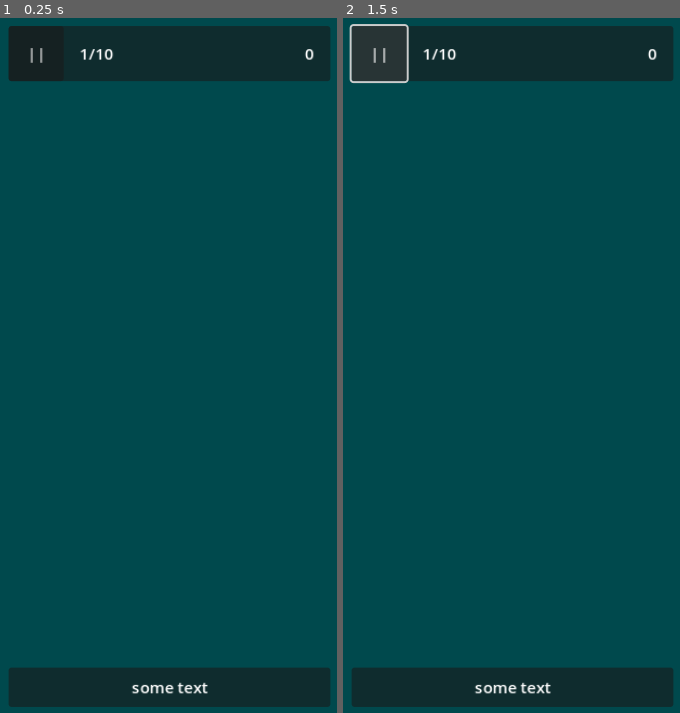
Above: before the commit, frames 1-2 (left to right).
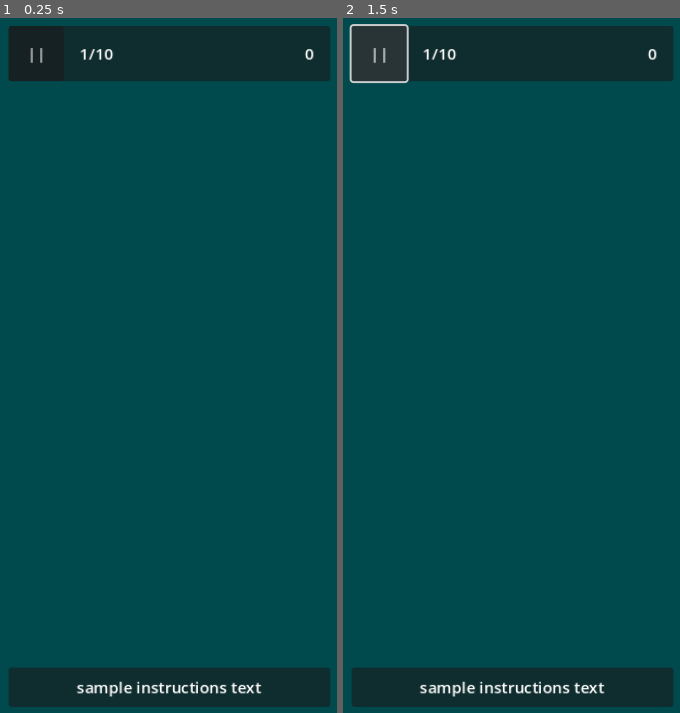
Above: after the commit, the same moments.

Repository: SugarF0x/hidden-gems-gd
Game: Godot game, scene res://hidden_gems_scene.tscn
Two runs of this game, one before a commit and one after it. Both use one fixed random seed, a clock stepped at 60 frames per second and the inputs below.
Inputs:
- Up to frame 1 (0.25 s): no input
- Up to frame 2 (1.5 s): click "||" at 0.5 s; click "||" at 1.25 s

The runs differ from the first frame. In frame 1, 0.6% of the frame differs, in the area x 22-78%, y 95-98%; in frame 2, 0.6%.

Commit message:
keep hud and instructions updated in editor via process

Diff:
--- a/hidden_gems_scene.tscn
+++ b/hidden_gems_scene.tscn
@@ -41,6 +41,8 @@
 [node name="Hud" parent="UI/MarginContainer" instance=ExtResource("1_ji2v6")]
 layout_mode = 2
 size_flags_vertical = 0
+current_round = 1
+total_rounds = 10
 
 [node name="Instructions" parent="UI/MarginContainer" instance=ExtResource("2_faga1")]
 layout_mode = 2
--- a/hud.gd
+++ b/hud.gd
@@ -18,8 +18,18 @@
 @export var score: int = 0:
 	set(value):
 		score = value
-		if score_label: score_label.text = str(value)
+		update_score_label()
+
+func _process(delta):
+	if not Engine.is_editor_hint(): return
+	update_round_label()
+	update_score_label()
 
 func update_round_label():
 	if not round_label: return
-	round_label.text = "{current}/{total}".format({ "current": str(current_round), "total": str(total_rounds) })
+	var new_value = "{current}/{total}".format({ "current": str(current_round), "total": str(total_rounds) })
+	if round_label.text != new_value: round_label.text = new_value
+
+func update_score_label():
+	if not score_label: return
+	if score_label.text != str(score): score_label.text = str(score)
--- a/instructions.gd
+++ b/instructions.gd
@@ -3,7 +3,12 @@
 
 @onready var label: Label = $MarginContainer/Label
 
-@export var text: String:
+@export var text: String = "sample instructions text":
 	set(value):
 		text = value
 		if label: label.text = value
+
+func _process(delta):
+	if not Engine.is_editor_hint(): return
+	if not label: return
+	if label.text != text: label.text = text
--- a/instructions.tscn
+++ b/instructions.tscn
@@ -9,7 +9,6 @@
 grow_horizontal = 2
 size_flags_vertical = 8
 script = ExtResource("1_nmppw")
-text = "some text"
 
 [node name="MarginContainer" type="MarginContainer" parent="."]
 layout_mode = 2
@@ -20,5 +19,5 @@
 
 [node name="Label" type="Label" parent="MarginContainer"]
 layout_mode = 2
-text = "some text"
+text = "sample instructions text"
 horizontal_alignment = 1
